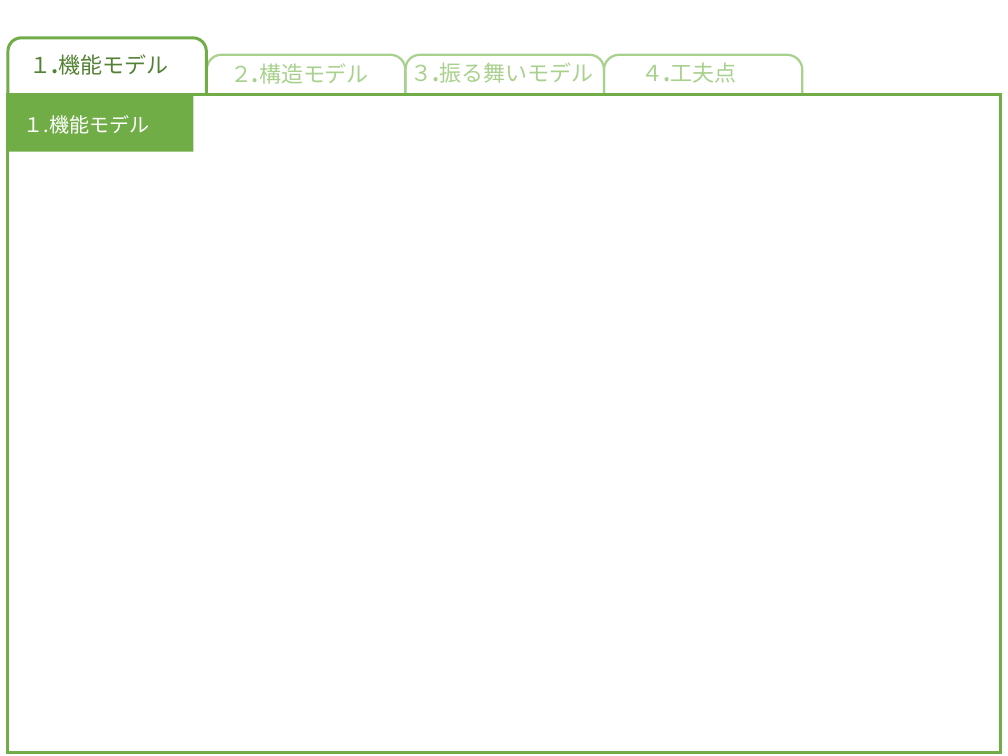
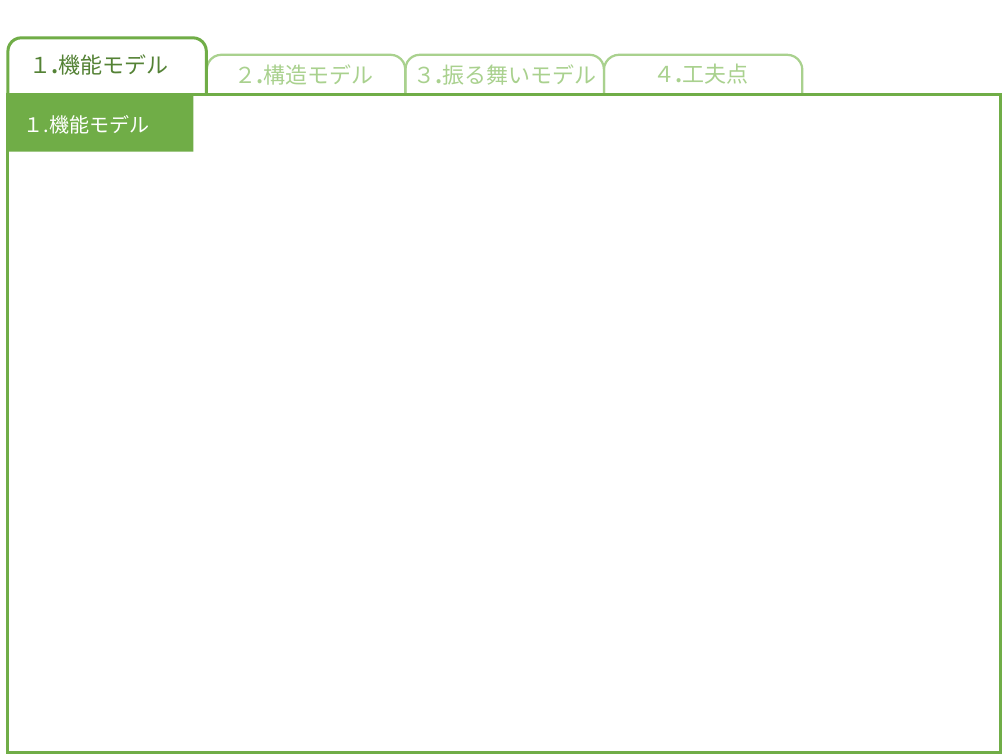
Before and after one commit to akita-lab-2019/model, a slide deck: slide 2 of model_file_template_primary.pptx. Drawn at 1008x756 pixels with LibreOffice and Linux fonts; fonts in the diff are those of the drawing. Boxes give left, top, right and bottom in pixels: in the first picture for what was removed or moved away, otherwise in the second. Text is boxed around its words. In the diff, an @@ line names an element or a change of style, - is before the commit and + after.

```diff
--- a/model_file_template_primary.pptx
+++ b/model_file_template_primary.pptx
@@ text "２.構造モデル" moved from (x1=230, y1=63, x2=369, y2=84) to (x1=234, y1=64, x2=373, y2=85) @@
@@ text "３.振る舞いモデル" moved from (x1=410, y1=59, x2=593, y2=83) to (x1=413, y1=64, x2=596, y2=85) @@
@@ text "４.工夫点" moved from (x1=641, y1=62, x2=736, y2=83) to (x1=653, y1=63, x2=748, y2=84) @@
```
Also in this commit, not shown: 3 other slides changed.
